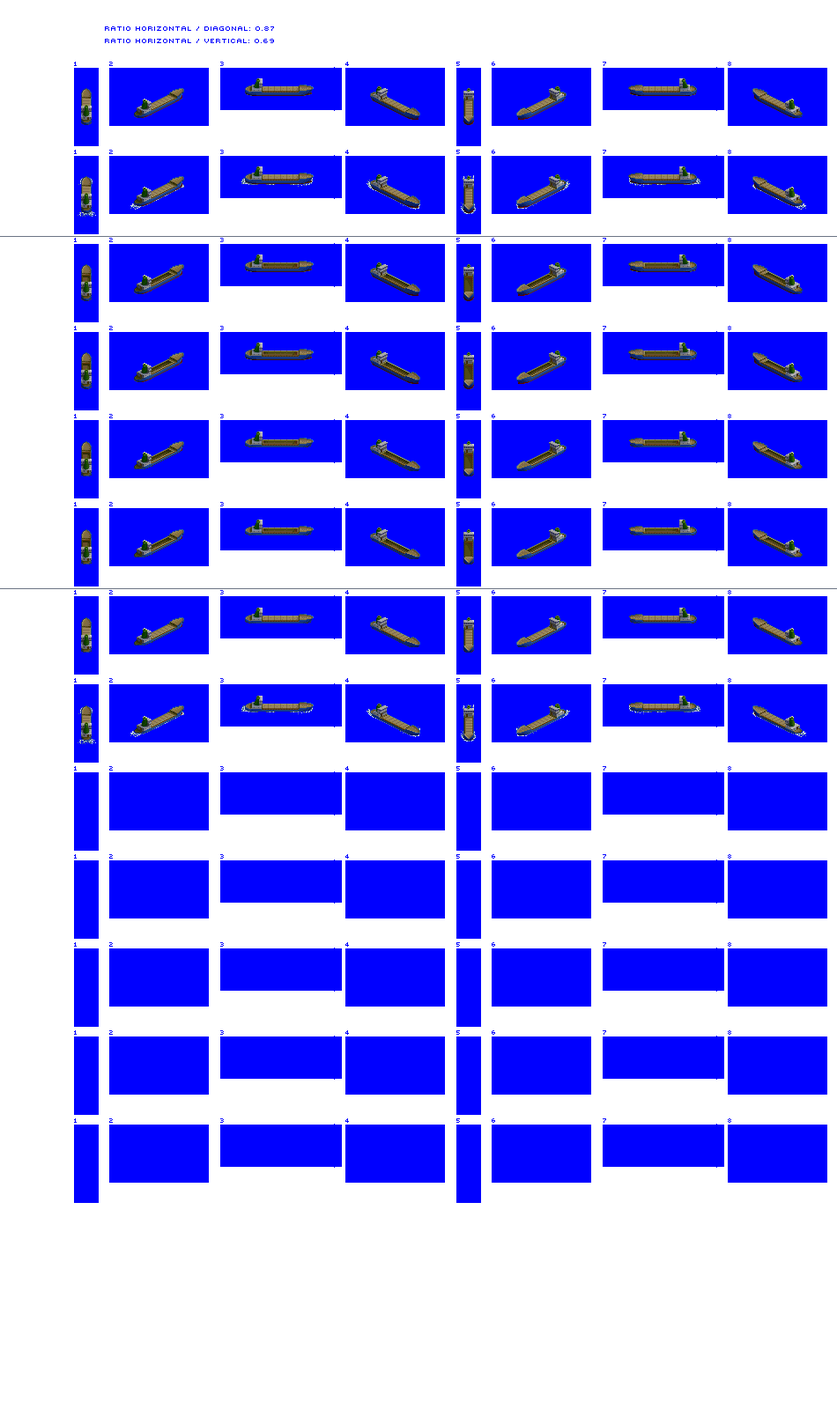
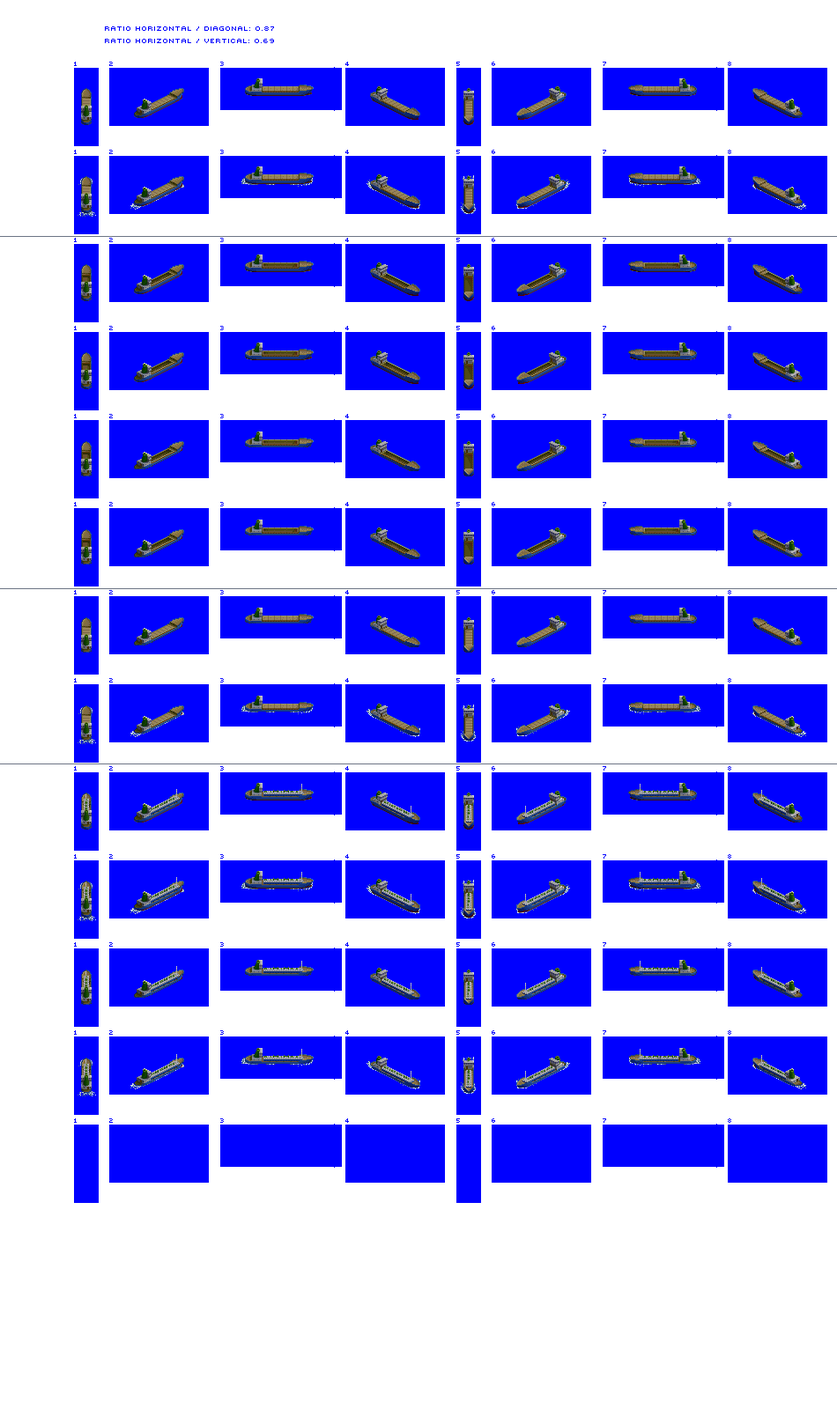
Two versions of the same layered image (837×1409). Layer-by-layer changes:
added layer "Layer 1" above "Deck overlay" over <box>81,783,786,1088</box>
painted on "Large Trader" over <box>81,783,803,1094</box>
painted on "prop / bow wash" over <box>77,880,807,1097</box>
painted on "blue bg" over <box>0,763,837,765</box>
